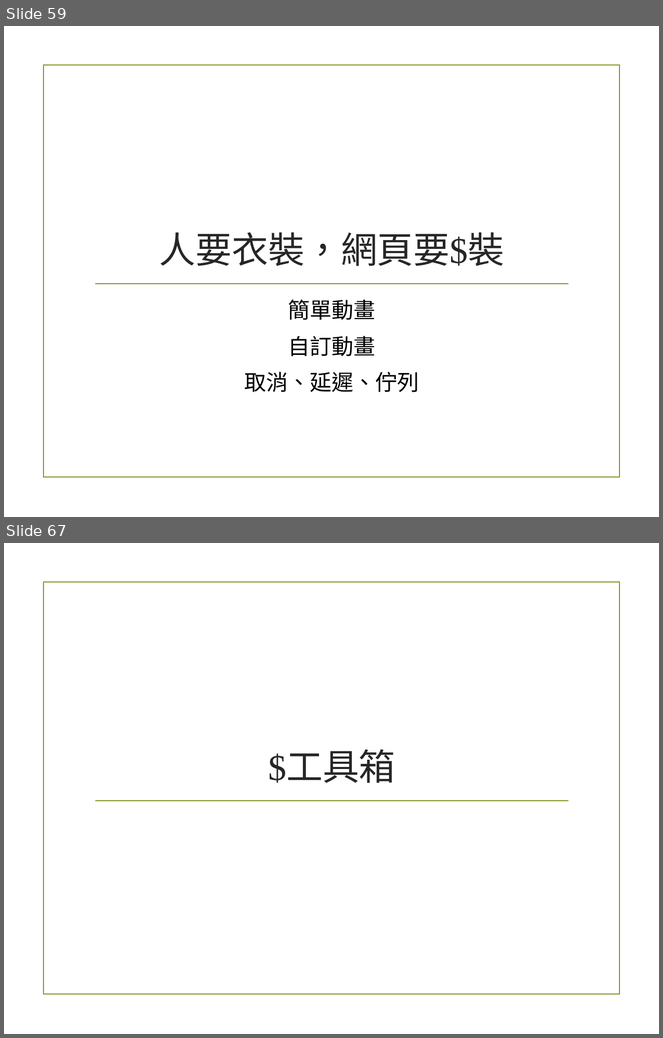
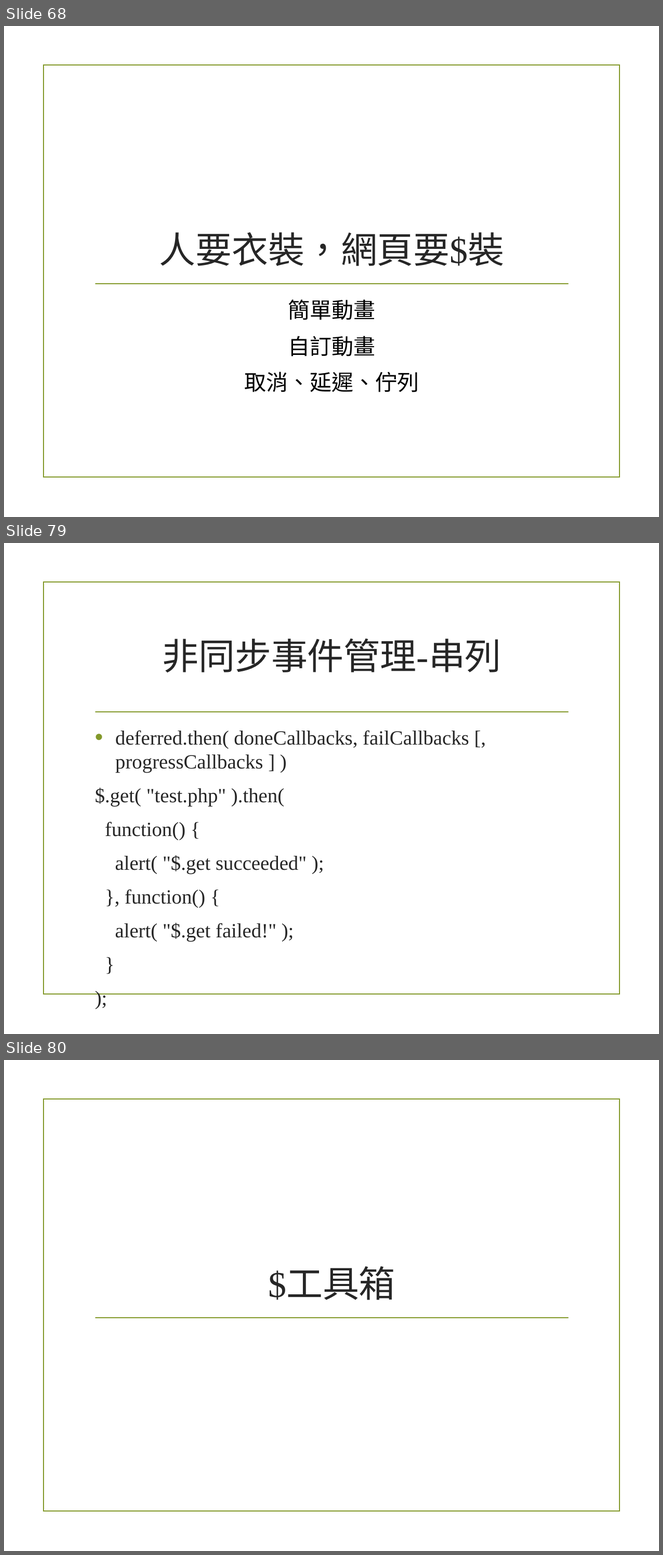
Before and after one commit to alexchen7022/JavaScriptStudyMaterial, a slide deck: 4_Jquery.pptx. Shown one above the other, each under a label of ours: slides 59 and 67 before the commit, slides 68, 79 and 80 after it; the slides between them are not shown. The pictures are 663x1038 and 663x1555 pixels, drawn with LibreOffice and Linux fonts; fonts in the diff are those of the drawing; background and template pictures are left out. Boxes give left, top, right and bottom in pixels: in the first picture for what was removed or moved away, otherwise in the second. Text is boxed around its words. In the diff, an @@ line names an element or a change of style, - is before the commit and + after.

```diff
--- a/4_Jquery.pptx
+++ b/4_Jquery.pptx
@@ slide 79 added at <box>4,543,659,1034</box>, background picture (left out); not listed: 1 template element that a slide beside it also shows @@
@@ title added at <box>162,639,502,672</box>, 40 pt, text #262626 @@
+非同步事件管理-串列
@@ line added from (96, 712) to (568, 712), #83992A 1.25 pt @@
@@ text added at <box>95,730,469,942</box>, 22.2 pt, text #262626 @@
+• deferred.then( doneCallbacks, failCallbacks [, progressCallbacks ] )
+$.get( "test.php" ).then(
+function() {
+alert( "$.get succeeded" );
+}, function() {
+alert( "$.get failed!" );
+}
+);
@@ what was slide 59 is now slide 68 @@
@@ what was slide 67 is now slide 80 @@
```
Also in this commit, not shown: 1 slide changed, 21 other slides added, 9 slides removed.
